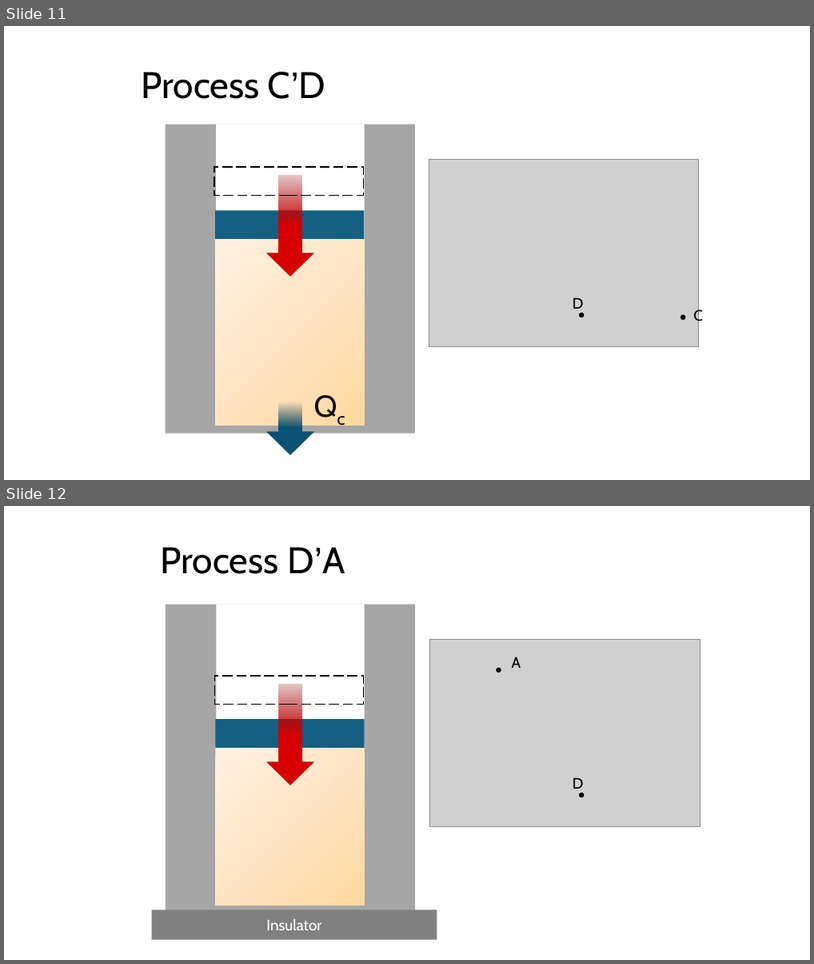
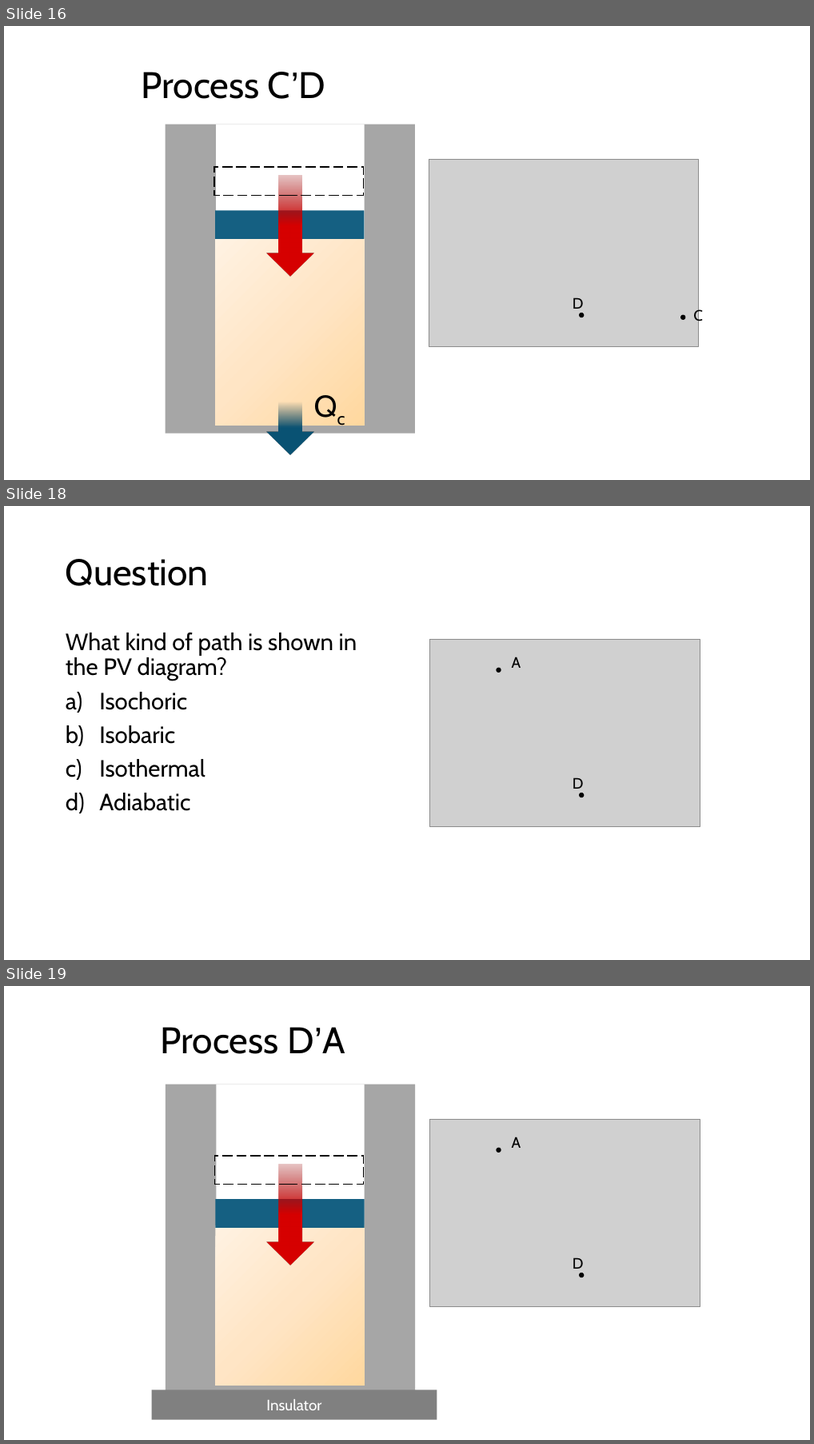
Before and after one commit to rtlines/Introductory-Physics-II, a slide deck: Lecture_Slides/PH 123 Lecture 38.pptx. Shown one above the other, each under a label of ours: slides 11 and 12 before the commit, slides 16, 18 and 19 after it; the slides between them are not shown. The pictures are 814x964 and 814x1444 pixels, drawn with LibreOffice and Linux fonts; fonts in the diff are those of the drawing; grey boxes stand for pictures. Boxes give left, top, right and bottom in pixels: in the first picture for what was removed or moved away, otherwise in the second. Text is boxed around its words. In the diff, an @@ line names an element or a change of style, - is before the commit and + after.

```diff
--- a/Lecture_Slides/PH 123 Lecture 38.pptx
+++ b/Lecture_Slides/PH 123 Lecture 38.pptx
@@ slide 18 added at (4, 506, 810, 960), background #FFFFFF @@
@@ title added at (66, 559, 209, 586), 44 pt, text #000000 @@
+Question
@@ text added at (66, 632, 358, 811), 28 pt, text #000000 @@
+What kind of path is shown in the PV diagram?
+a) Isochoric
+b) Isobaric
+c) Isothermal
+d) Adiabatic
@@ picture added at (430, 639, 700, 827) @@
@@ ellipse added at (497, 668, 502, 672), fill #000000 @@
@@ text added at (512, 656, 522, 668), 18 pt, text #000000 @@
+A
@@ text added at (573, 777, 584, 788), 18 pt, text #000000 @@
+D
@@ ellipse added at (579, 792, 584, 797), fill #000000 @@
@@ what was slide 11 is now slide 16 @@
@@ what was slide 12 is now slide 19 @@
```
Also in this commit, not shown: 1 slide changed, 10 other slides added, 1 slide removed, 5 other files.
